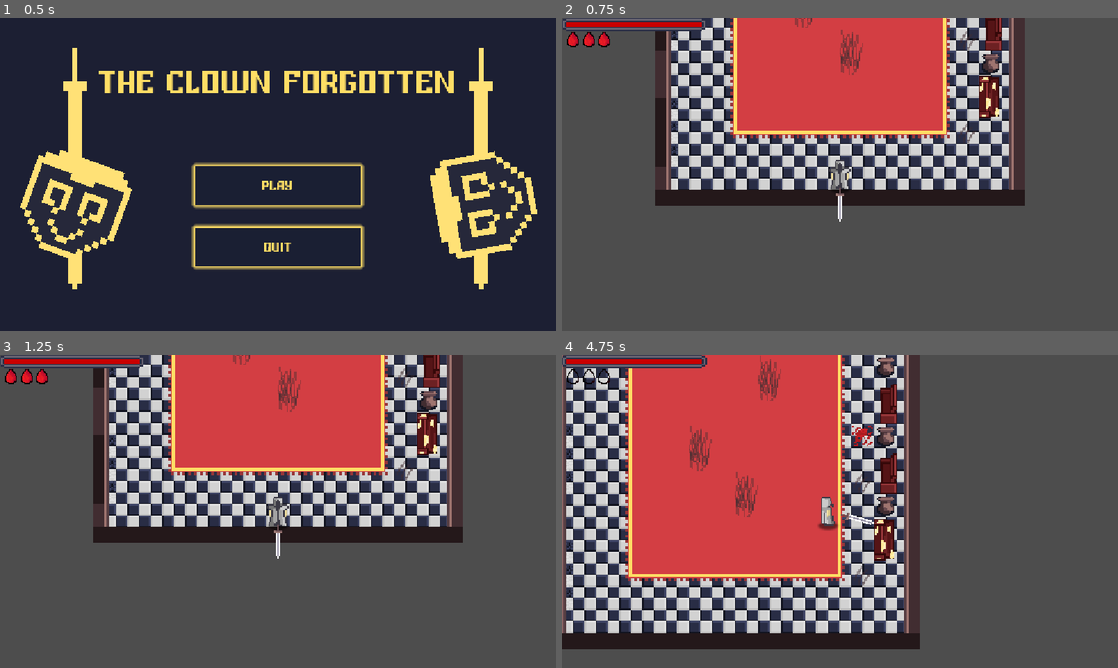
Above: before the commit, frames 1-4 (two rows, left to right).
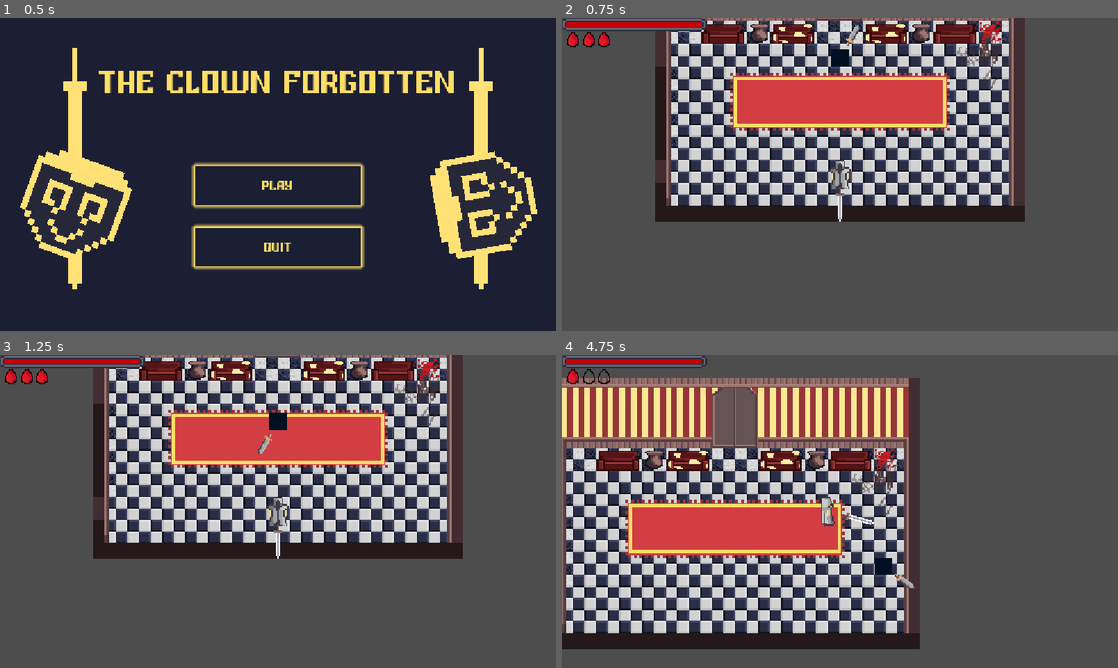
Above: after the commit, the same moments.

Repository: vovashymon-prog/schooldoor_game
Game: Godot game, scene res://scenes/ui/MainMenu.tscn
The game is run twice, just before and just after one commit, with the same random seed, the same clock (stepped at 60 frames per second) and the same inputs.
Inputs (mouse positions are in pixels of both pictures, inside the frame that each line leads up to):
- Up to frame 1 (0.5 s): no input
- Up to frame 2 (0.75 s): click "PLAY" at 0.5 s
- Up to frame 3 (1.25 s): no input
- Up to frame 4 (4.75 s): move the mouse to (962, 495) at 1.27 s; hold D (right) 1.28-2.03 s; click (962, 495) at 1.35 s; move the mouse to (728, 527) at 2.02 s; hold S (down) 2.03-2.78 s; click (728, 527) at 2.1 s; move the mouse to (895, 442) at 2.77 s; hold D (right) 2.78-3.53 s; click (895, 442) at 2.85 s; move the mouse to (812, 574) at 3.52 s; hold W (up) 3.53-4.28 s; click (812, 574) at 3.6 s; move the mouse to (1006, 558) at 4.27 s; hold A (left) from 4.28 s (still down); click (1006, 558) at 4.35 s

Frame 1 is identical in both runs. In frame 2, 30% of the frame differs, in the area x 16-84%, y 0-66%; in frame 3, 30%; in frame 4, 30%, in the area x 0-65%, y 0-89%.

Commit message:
added enemies and rebalance a bit

Diff:
--- a/schooldoor-game/assets/Directed_eSword.tres
+++ b/schooldoor-game/assets/Directed_eSword.tres
@@ -5,7 +5,8 @@
 
 [resource]
 script = ExtResource("1_ssq55")
-power = 25
-speed = 2.0
+power = 30
+speed = 2.865
+length = 23
 texture = ExtResource("2_ssq55")
 metadata/_custom_type_script = "uid://rtfomaj3ijyt"
--- a/schooldoor-game/scenes/Main.tscn
+++ b/schooldoor-game/scenes/Main.tscn
@@ -2,18 +2,17 @@
 
 [ext_resource type="Script" uid="uid://240f1ie10b5n" path="res://scripts/room_progression.gd" id="1_0bbpv"]
 [ext_resource type="PackedScene" uid="uid://ckggwh6ev2v3y" path="res://scenes/player.tscn" id="2_rvslj"]
-[ext_resource type="PackedScene" uid="uid://df7ny55yimtmr" path="res://scenes/rooms/Room1.tscn" id="6_c01mt"]
+[ext_resource type="PackedScene" uid="uid://dy6cll7qhh3t1" path="res://scenes/rooms/Room3.tscn" id="3_0bbpv"]
 
 [sub_resource type="RectangleShape2D" id="RectangleShape2D_1wlia"]
 size = Vector2(32, 20)
 
 [node name="Main" type="Node2D" unique_id=1201342250 groups=["main"]]
 script = ExtResource("1_0bbpv")
-
-[node name="Room1" parent="." unique_id=141071005 instance=ExtResource("6_c01mt")]
+enemy_per_room = [1, 3, 1, 5]
 
 [node name="Player" parent="." unique_id=972149547 instance=ExtResource("2_rvslj")]
-position = Vector2(128, 293)
+position = Vector2(128, 154)
 
 [node name="Transitions" type="Area2D" parent="." unique_id=232355234]
 position = Vector2(122, 47)
@@ -31,4 +30,6 @@
 mouse_filter = 2
 color = Color(0, 0, 0, 0)
 
+[node name="Room1" parent="." unique_id=141071005 instance=ExtResource("3_0bbpv")]
+
 [connection signal="body_entered" from="Transitions" to="." method="_on_transition_body_entered"]
--- a/schooldoor-game/scenes/rooms/Room1.tscn
+++ b/schooldoor-game/scenes/rooms/Room1.tscn
@@ -1,6 +1,7 @@
 [gd_scene format=4 uid="uid://df7ny55yimtmr"]
 
 [ext_resource type="TileSet" uid="uid://jb20uc7r0byd" path="res://tilesets/new_tile_set.tres" id="1_tfpoq"]
+[ext_resource type="PackedScene" uid="uid://doxgtb8uxlk6q" path="res://scenes/enemy_spinning.tscn" id="2_tfpoq"]
 
 [node name="Room1" type="Node2D" unique_id=141071005]
 z_index = -1
@@ -22,3 +23,12 @@
 use_parent_material = true
 tile_map_data = PackedByteArray("AAAIAAAAAgAGAAYAAAAHAAAAAgAFAAYAAAAHAAEAAgAFAAcAAAAIAAEAAgAGAAcAAAAHAAIAAgAFAAgAAAAIAA …(400 unchanged characters)…
 tile_set = ExtResource("1_tfpoq")
+
+[node name="EnemySpinning" parent="." unique_id=972149547 instance=ExtResource("2_tfpoq")]
+position = Vector2(63, 92)
+
+[node name="EnemySpinning2" parent="." unique_id=2091428662 instance=ExtResource("2_tfpoq")]
+position = Vector2(186, 84)
+
+[node name="EnemySpinning3" parent="." unique_id=1251221542 instance=ExtResource("2_tfpoq")]
+position = Vector2(123, 189)
--- a/schooldoor-game/scenes/rooms/Room2.tscn
+++ b/schooldoor-game/scenes/rooms/Room2.tscn
@@ -1,6 +1,7 @@
 [gd_scene format=4 uid="uid://b0hwx03oakmjo"]
 
 [ext_resource type="TileSet" uid="uid://jb20uc7r0byd" path="res://tilesets/new_tile_set.tres" id="1_3w0v5"]
+[ext_resource type="PackedScene" uid="uid://73cvu0q3oj8" path="res://scenes/enemy_directed.tscn" id="2_2q7b5"]
 
 [node name="Room2" type="Node2D" unique_id=473302688]
 z_index = -1
@@ -23,3 +24,10 @@
 texture_filter = 1
 tile_map_data = PackedByteArray("AAAIAAAAAgAGAAYAAAAHAAAAAgAFAAYAAAAHAAEAAgAFAAcAAAAIAAEAAgAGAAcAAAAHAAIAAgAFAAgAAAAIAAIAAgAGAAgAAAA=")
 tile_set = ExtResource("1_3w0v5")
+
+[node name="EnemyDirected" parent="." unique_id=972149547 instance=ExtResource("2_2q7b5")]
+position = Vector2(79, 77)
+circling_distance = 30
+max_swing = 2.392
+max_hp = 150
+is_invertable = true
--- a/schooldoor-game/scenes/rooms/Room3.tscn
+++ b/schooldoor-game/scenes/rooms/Room3.tscn
@@ -1,6 +1,7 @@
 [gd_scene format=4 uid="uid://dy6cll7qhh3t1"]
 
 [ext_resource type="TileSet" uid="uid://jb20uc7r0byd" path="res://tilesets/new_tile_set.tres" id="1_vplxy"]
+[ext_resource type="PackedScene" uid="uid://doxgtb8uxlk6q" path="res://scenes/enemy_spinning.tscn" id="2_vplxy"]
 
 [node name="Room2" type="Node2D" unique_id=141071005]
 z_index = -1
@@ -27,3 +28,6 @@
 use_parent_material = true
 tile_map_data = PackedByteArray("AAAIAAAAAgAGAAYAAAAHAAAAAgAFAAYAAAAHAAEAAgAFAAcAAAAIAAEAAgAGAAcAAAAHAAIAAgAFAAgAAAAIAAIAAgAGAAgAAAA=")
 tile_set = ExtResource("1_vplxy")
+
+[node name="EnemySpinning" parent="." unique_id=972149547 instance=ExtResource("2_vplxy")]
+position = Vector2(128, 68)
--- a/schooldoor-game/scenes/rooms/Room4.tscn
+++ b/schooldoor-game/scenes/rooms/Room4.tscn
@@ -2,6 +2,18 @@
 
 [ext_resource type="TileSet" uid="uid://jb20uc7r0byd" path="res://tilesets/new_tile_set.tres" id="1_msc04"]
 [ext_resource type="PackedScene" uid="uid://c8i2qxyhnfpl2" path="res://scenes/heal_potion.tscn" id="2_jroud"]
+[ext_resource type="PackedScene" uid="uid://73cvu0q3oj8" path="res://scenes/enemy_directed.tscn" id="3_uup0a"]
+[ext_resource type="Script" uid="uid://rtfomaj3ijyt" path="res://scripts/Item.gd" id="4_coqgv"]
+[ext_resource type="Texture2D" uid="uid://e3m1c2se2s5p" path="res://sprites/Keg.png" id="5_vs1ei"]
+[ext_resource type="PackedScene" uid="uid://doxgtb8uxlk6q" path="res://scenes/enemy_spinning.tscn" id="6_vs1ei"]
+
+[sub_resource type="Resource" id="Resource_dwwyj"]
+script = ExtResource("4_coqgv")
+power = 32
+speed = 2.865
+length = 23
+texture = ExtResource("5_vs1ei")
+metadata/_custom_type_script = "uid://rtfomaj3ijyt"
 
 [node name="Room1" type="Node2D" unique_id=141071005]
 z_index = -1
@@ -26,3 +38,22 @@
 
 [node name="HealPotion" parent="." unique_id=98250702 instance=ExtResource("2_jroud")]
 position = Vector2(32, 64)
+
+[node name="EnemyDirected" parent="." unique_id=972149547 instance=ExtResource("3_uup0a")]
+position = Vector2(190, 103)
+speed = 0.31
+circling_distance = 30
+max_swing = 3.282
+max_hp = 150
+is_invertable = true
+
+[node name="EnemyDirected2" parent="." unique_id=1002692133 instance=ExtResource("3_uup0a")]
+position = Vector2(61, 99)
+circling_distance = 30
+max_swing = 2.392
+max_hp = 150
+is_invertable = true
+sword_item = SubResource("Resource_dwwyj")
+
+[node name="EnemySpinning" parent="." unique_id=157792539 instance=ExtResource("6_vs1ei")]
+position = Vector2(126, 125)
Not shown, changed: schooldoor-game/audio/steps/Long steps.wav.import
